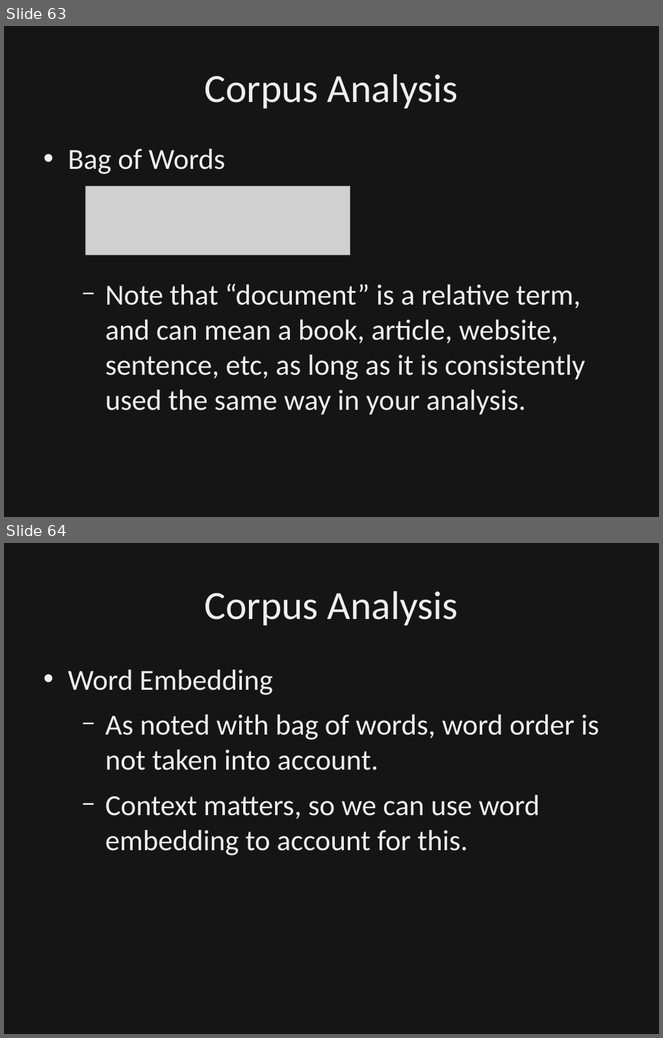
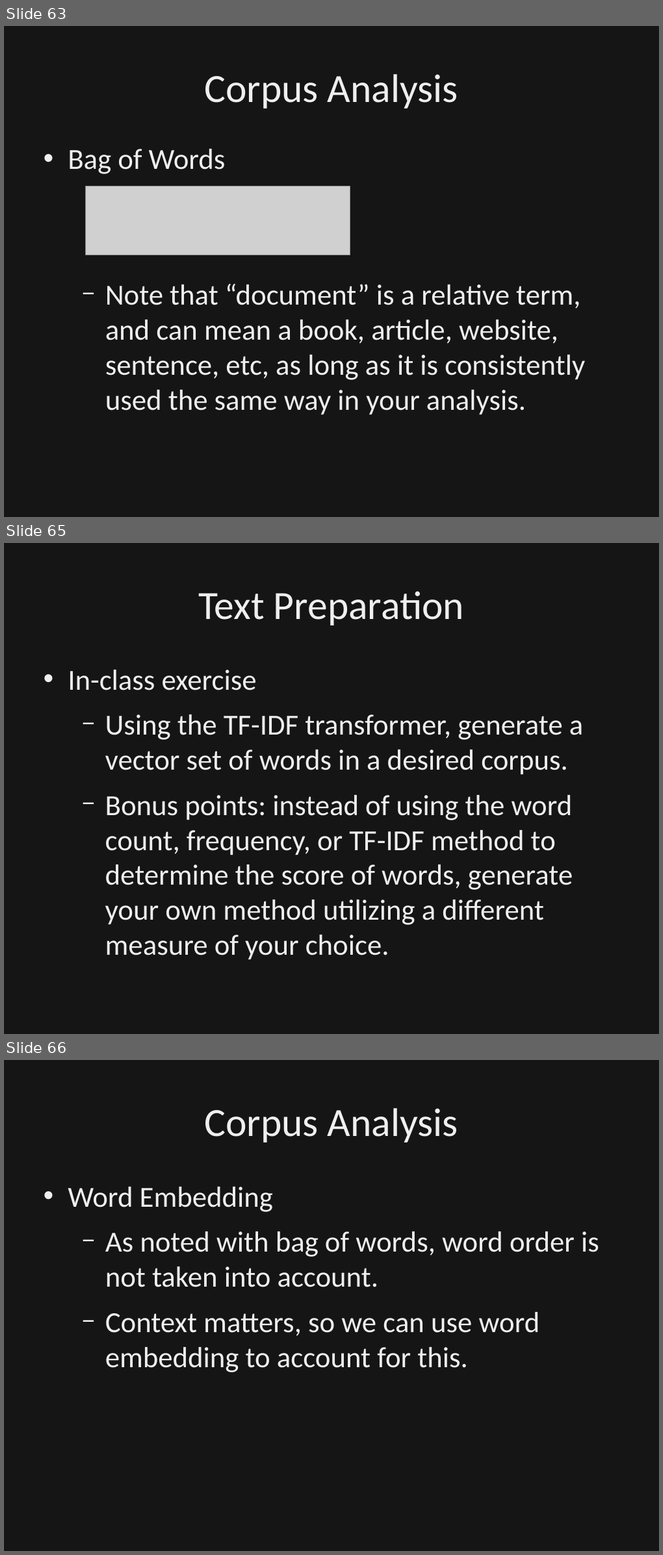
Before and after one commit to dbowmans46/PracticalProgramming, a slide deck: Session 7 - Python/Instructional Material/Session 7 - Python Brief Intro to NLP.odp. Shown one above the other, each under a label of ours: slides 63 and 64 before the commit, slides 63, 65 and 66 after it; the slides between them are not shown. The pictures are 663x1038 and 663x1555 pixels, drawn with LibreOffice and Linux fonts; fonts in the diff are those of the drawing; grey boxes stand for pictures; background and template pictures are left out; a plain dark background stands for a picture behind light text. Boxes give left, top, right and bottom in pixels: in the first picture for what was removed or moved away, otherwise in the second. Text is boxed around its words. In the diff, an @@ line names an element or a change of style, - is before the commit and + after.

Commit message:
Added layout for corpus analysis.  Added slides to clarify bag of words scoring, slides that describe Word2Vec, and slides that describe GloVe.  Noralized styling of slides and added references for word embedding.

```diff
--- a/Session 7 - Python/Instructional Material/Session 7 - Python Brief Intro to NLP.odp
+++ b/Session 7 - Python/Instructional Material/Session 7 - Python Brief Intro to NLP.odp
@@ slide 65 added at [4,543,659,1034], background picture (left out) @@
@@ rectangle added at [4,543,659,1034], fill #000000 at 50% opacity, outline #000000 0 pt @@
@@ title added at [198,591,464,626], 44 pt, text #EFEFEF @@
+Text Preparation
@@ text added at [68,670,583,960], 32 pt, text #EFEFEF @@
+• In-class exercise
+  − Using the TF-IDF transformer, generate a vector set of words in a desired corpus.
+  − Bonus points: instead of using the word count, frequency, or TF-IDF method to determine the score of words, generate your own method utilizing a different measure of your choice.
@@ what was slide 64 is now slide 66 @@
```
Also in this commit, not shown: 9 slides changed, 4 other slides added, 1 other file.
